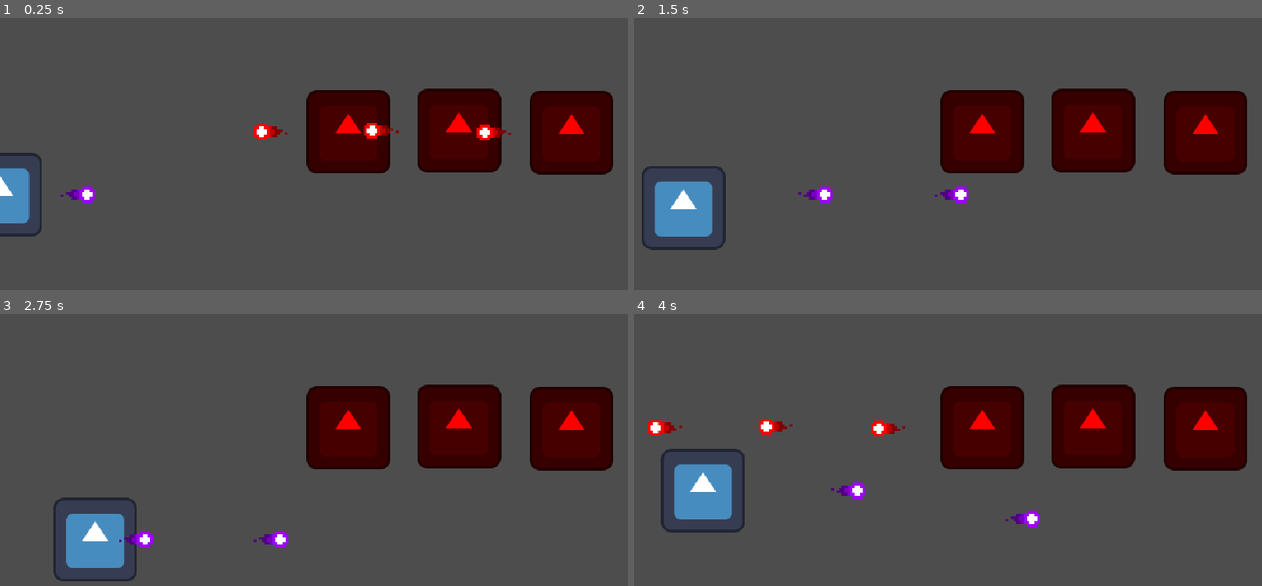
Above: before the commit, frames 1-4 (two rows, left to right).
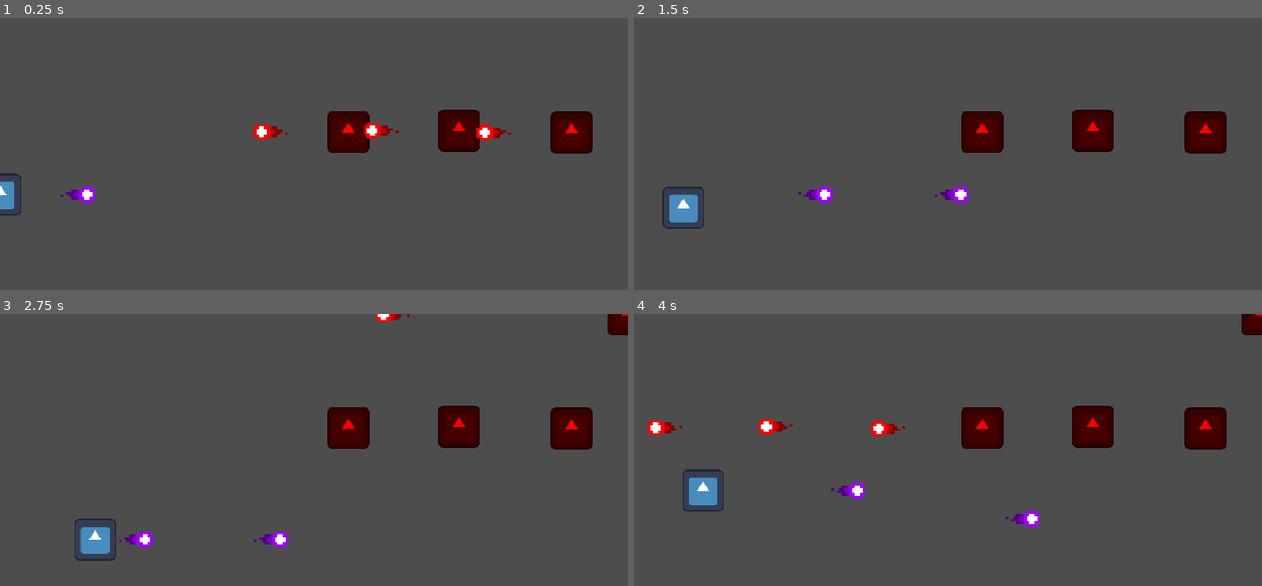
Above: after the commit, the same moments.

Repository: aomushi0710/shooting_game
Game: Godot game, scene res://stage.tscn
Two runs of this game, one before a commit and one after it. Both use one fixed random seed, a clock stepped at 60 frames per second and the inputs below. The project has no main scene, so this scene is started directly. The engine's default icon, where the game draws it, is replaced by a stand-in: a white triangle on a blue panel in a dark square.
Inputs:
- Up to frame 1 (0.25 s): no input
- Up to frame 2 (1.5 s): hold Right (move_right) 0.53-1.28 s; hold Down (move_down) from 1.28 s (still down)
- Up to frame 3 (2.75 s): release Down (move_down) at 2.03 s; hold Right (move_right) from 2.03 s (still down)
- Up to frame 4 (4 s): release Right (move_right) at 2.78 s; hold Up (move_up) 2.78-3.53 s; hold Left (move_left) from 3.53 s (still down)

The runs differ from the first frame. In frame 1, 11% of the frame differs, in the area x 0-98%, y 25-81%; in frame 2, 12%; in frame 3, 12%; in frame 4, 12%, in the area x 4-100%, y 0-81%.

Commit message:
StageDataクラスとSpawnDataクラスを作成し、ステージに敵が出現する仕組みを実装

Diff:
--- a/bullet/machinegun.tscn
+++ b/bullet/machinegun.tscn
@@ -46,7 +46,7 @@
 [node name="Color" type="AnimatedSprite2D" parent="."]
 modulate = Color(0, 1, 1, 1)
 sprite_frames = SubResource("SpriteFrames_0cgdj")
-frame_progress = 0.556374
+frame_progress = 0.837904
 
 [node name="Base" type="Sprite2D" parent="."]
 texture = ExtResource("12_2q54i")
--- a/bullet_parameter/param2.tres
+++ b/bullet_parameter/param2.tres
@@ -10,7 +10,7 @@
 script = ExtResource("1_tqk03")
 id = 1
 name = "damage"
-value = 30.0
+value = 1.0
 min_value = 0.0
 type = 2
 use_point = true
--- a/enemy.tscn
+++ b/enemy.tscn
@@ -114,6 +114,7 @@
 metadata/_custom_type_script = "uid://dgopjxmdwd2pi"
 
 [node name="Enemy" type="CharacterBody2D" node_paths=PackedStringArray("bullet")]
+scale = Vector2(0.5, 0.5)
 collision_layer = 2
 collision_mask = 13
 script = ExtResource("1_4gyqm")
@@ -130,6 +131,8 @@
 texture = ExtResource("1_7k104")
 
 [node name="machinegun" parent="." instance=ExtResource("2_qi2p4")]
+process_mode = 4
+visible = false
 collision_layer = 16
 collision_mask = 5
 parameters = Array[ExtResource("4_iifgy")]([SubResource("Resource_yxs7v"), SubResource("Resource_b2ui8"), SubResource("Resource_5imay"), SubResource("Resource_5xrss"), SubResource("Resource_5qqlh"), SubResource("Resource_gvupl"), SubResource("Resource_ehvju")])
--- a/player.tscn
+++ b/player.tscn
@@ -114,6 +114,7 @@
 metadata/_custom_type_script = "uid://dgopjxmdwd2pi"
 
 [node name="Player" type="CharacterBody2D" node_paths=PackedStringArray("bullet")]
+scale = Vector2(0.5, 0.5)
 collision_mask = 23
 script = ExtResource("1_onrkg")
 character_type = 1
@@ -128,11 +129,13 @@
 texture = ExtResource("2_i3pqv")
 
 [node name="machinegun" parent="." instance=ExtResource("2_hqtel")]
+process_mode = 4
+visible = false
 bullet_color = Color(0.627451, 0, 1, 1)
 parameters = Array[ExtResource("4_sweqy")]([SubResource("Resource_s3n37"), SubResource("Resource_mkk5b"), SubResource("Resource_xkox8"), SubResource("Resource_rd3i4"), SubResource("Resource_eycpt"), SubResource("Resource_b2nkv"), SubResource("Resource_4u8xj")])
 
 [node name="Color" parent="machinegun" index="1"]
 modulate = Color(0.627451, 0, 1, 1)
-frame_progress = 0.557678
+frame_progress = 0.473239
 
 [editable path="machinegun"]
--- /dev/null
+++ b/spawn_data.gd
@@ -0,0 +1,6 @@
+extends Resource
+class_name SpawnData
+
+@export var time: float ## 出現までの秒数
+@export var enemy: PackedScene ## 敵シーン
+@export var position: Vector2 ## 登場位置
--- /dev/null
+++ b/stage.gd
@@ -0,0 +1,30 @@
+extends Node2D
+
+@export var stage_data: StageData ## ステージの各種情報
+@export var enemies_node: Node2D ## 敵ノードを追加する親ノード
+
+var current_time: float = 0.0 ## 現在の経過秒数
+var index: int = 0 ## 現在の[member StageData.spawn_data]配列のindex。
+
+func _physics_process(delta: float) -> void:
+	if not stage_data:
+		printerr("StageDataが存在しません！")
+		return
+
+	current_time += delta # 時間を進める
+
+	# まだ敵が残っているかつ敵の出現時間になったら実行する
+	var events := stage_data.spawn_data ## ステージが持つ敵の出現データ配列
+	while index < events.size() and current_time >= events[index].time:
+		_spawn_enemy(events[index])
+		index += 1
+
+## 実際に敵を生成する関数
+func _spawn_enemy(data: SpawnData) -> void:
+	if not data.enemy:
+		printerr("敵シーンが設定されていません！")
+		return
+
+	var enemy = data.enemy.instantiate()
+	enemy.global_position = data.position
+	enemies_node.add_child(enemy)
--- a/stage.tscn
+++ b/stage.tscn
@@ -1,9 +1,35 @@
-[gd_scene load_steps=3 format=3 uid="uid://drsktcmugrlg"]
+[gd_scene load_steps=9 format=3 uid="uid://drsktcmugrlg"]
 
 [ext_resource type="PackedScene" uid="uid://cytrdovuf5srs" path="res://player.tscn" id="1_6eo5e"]
+[ext_resource type="Script" uid="uid://cebktu8waj73s" path="res://stage.gd" id="1_rnkuw"]
+[ext_resource type="Script" uid="uid://y0ttg24ghwm0" path="res://stage/stage_data.gd" id="2_16g40"]
 [ext_resource type="PackedScene" uid="uid://byhlge6g4u1yx" path="res://enemy.tscn" id="2_aees8"]
+[ext_resource type="Script" uid="uid://bps4f8b5sbfhm" path="res://spawn_data.gd" id="3_vpggq"]
 
-[node name="Stage" type="Node2D"]
+[sub_resource type="Resource" id="Resource_1edn8"]
+script = ExtResource("3_vpggq")
+time = 2.0
+enemy = ExtResource("2_aees8")
+position = Vector2(960, 0)
+metadata/_custom_type_script = "uid://bps4f8b5sbfhm"
+
+[sub_resource type="Resource" id="Resource_16g40"]
+script = ExtResource("3_vpggq")
+time = 5.0
+enemy = ExtResource("2_aees8")
+position = Vector2(100, 100)
+metadata/_custom_type_script = "uid://bps4f8b5sbfhm"
+
+[sub_resource type="Resource" id="Resource_vsjsl"]
+script = ExtResource("2_16g40")
+name = ""
+spawn_data = Array[ExtResource("3_vpggq")]([SubResource("Resource_1edn8"), SubResource("Resource_16g40")])
+metadata/_custom_type_script = "uid://y0ttg24ghwm0"
+
+[node name="Stage" type="Node2D" node_paths=PackedStringArray("enemies_node")]
+script = ExtResource("1_rnkuw")
+stage_data = SubResource("Resource_vsjsl")
+enemies_node = NodePath("Enemies")
 
 [node name="Player" parent="." instance=ExtResource("1_6eo5e")]
 position = Vector2(0, 270)
@@ -16,3 +42,8 @@
 
 [node name="Enemy3" parent="." instance=ExtResource("2_aees8")]
 position = Vector2(873, 175)
+
+[node name="Camera2D" type="Camera2D" parent="."]
+position = Vector2(480, 270)
+
+[node name="Enemies" type="Node2D" parent="."]
--- /dev/null
+++ b/stage/stage_data.gd
@@ -0,0 +1,6 @@
+extends Resource
+class_name StageData
+## ステージのデータを持つクラス
+
+@export var name: String
+@export var spawn_data: Array[SpawnData]
Not shown, added: spawn_data.gd.uid
Not shown, added: stage.gd.uid
Not shown, added: stage/stage_data.gd.uid
Not shown, changed: memo.md
